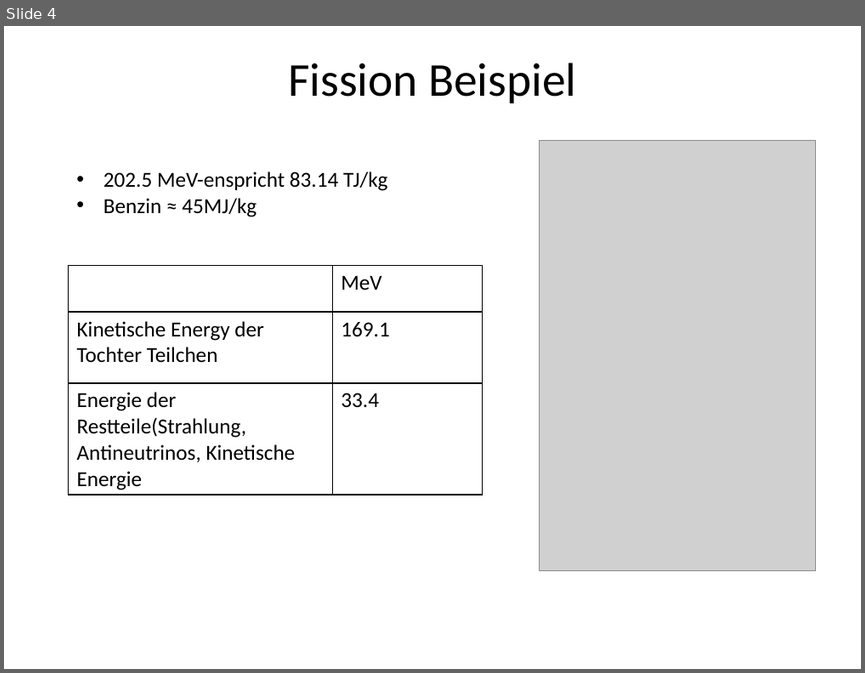
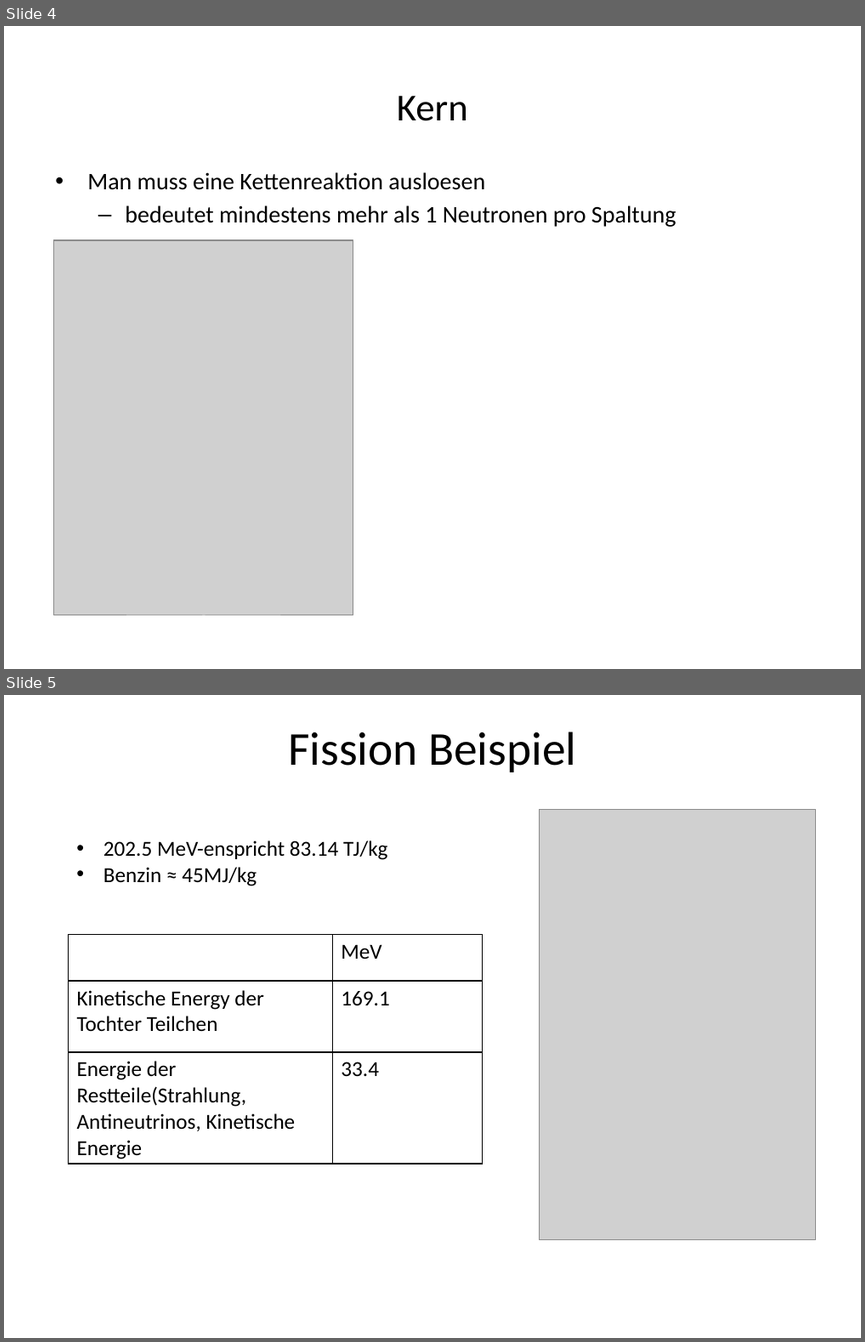
Before and after one commit to EnemyoftheFarmer/Thorium-Presentation, a slide deck: Thorium Reactors.pptx. Shown one above the other, each under a label of ours: slide 4 before the commit, slides 4 and 5 after it. The pictures are 865x673 and 865x1342 pixels, drawn with LibreOffice and Linux fonts; fonts in the diff are those of the drawing; grey boxes stand for pictures. Boxes give left, top, right and bottom in pixels: in the first picture for what was removed or moved away, otherwise in the second. Text is boxed around its words. In the diff, an @@ line names an element or a change of style, - is before the commit and + after.

```diff
--- a/Thorium Reactors.pptx
+++ b/Thorium Reactors.pptx
@@ slide 4 added at bbox=[4, 26, 861, 669], background #FFFFFF @@
@@ title added at bbox=[397, 96, 468, 121], 32 pt, text #000000 @@
+Kern
@@ text added at bbox=[87, 172, 676, 227], 20 pt, text #000000 @@
+• Man muss eine Kettenreaktion ausloesen
+  – bedeutet mindestens mehr als 1 Neutronen pro Spaltung
@@ picture added at bbox=[53, 240, 352, 616] @@
@@ what was slide 4 is now slide 5 @@
```
Also in this commit, not shown: 3 slides changed, 3 other slides added.
